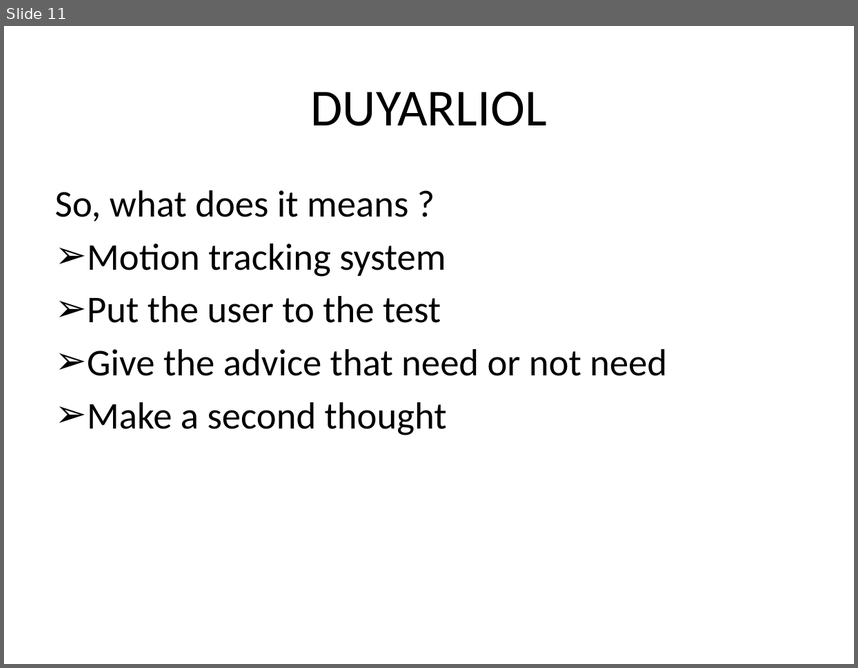
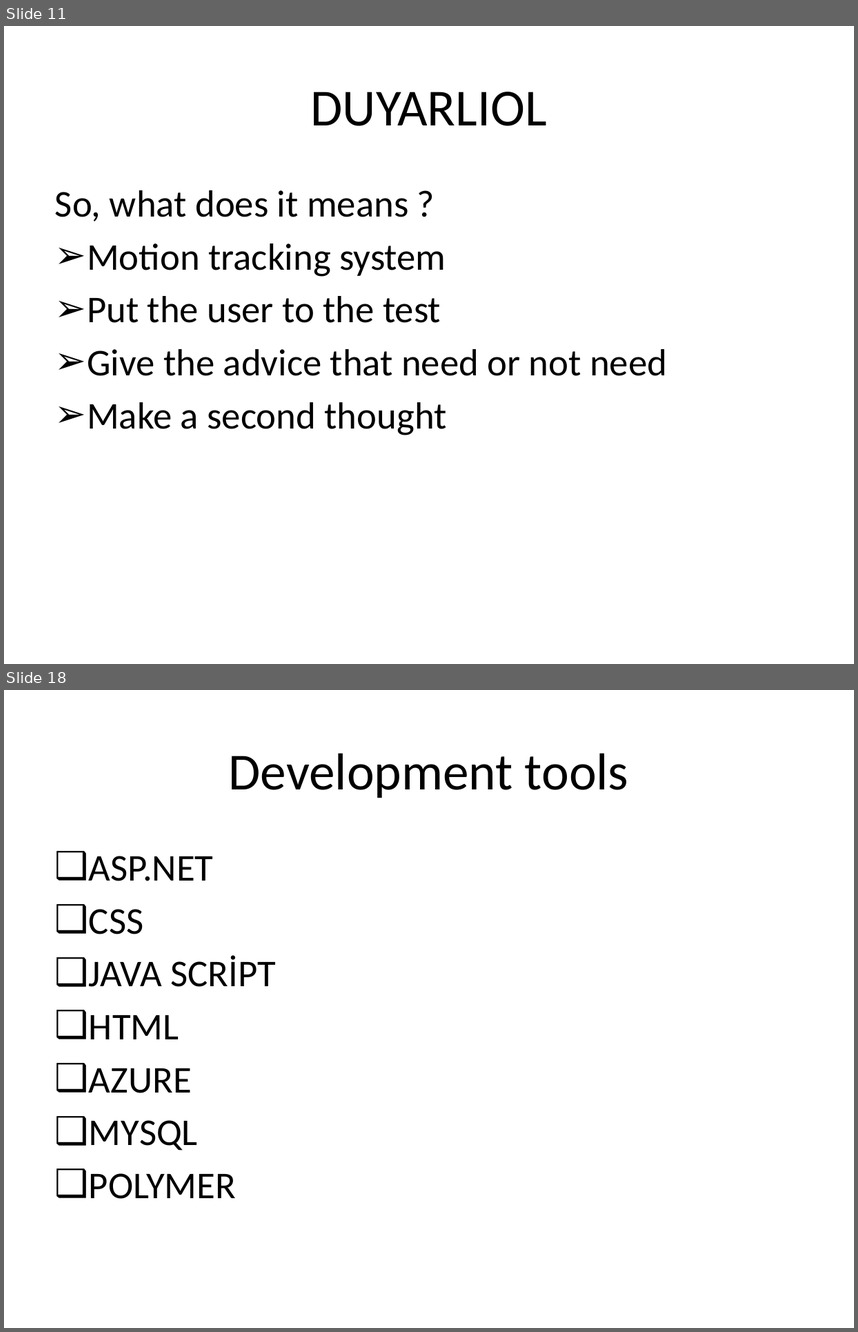
Before and after one commit to hakanyildiz/BIM444-Computer-Engineering-Apps, a slide deck: Documents/DUYARLIOL.pptx. Shown one above the other, each under a label of ours: slide 11 before the commit, slides 11 and 18 after it; the slides between them are not shown. The pictures are 858x668 and 858x1332 pixels, drawn with LibreOffice and Linux fonts; fonts in the diff are those of the drawing. Boxes give left, top, right and bottom in pixels: in the first picture for what was removed or moved away, otherwise in the second. Text is boxed around its words. In the diff, an @@ line names an element or a change of style, - is before the commit and + after.

```diff
--- a/Documents/DUYARLIOL.pptx
+++ b/Documents/DUYARLIOL.pptx
@@ slide 18 added at box(4, 690, 854, 1328), background #FFFFFF @@
@@ title added at box(229, 753, 628, 798), 44 pt, text #000000 @@
+Development tools
@@ text added at box(89, 856, 276, 1199), 32 pt, text #000000 @@
+❑ ASP.NET
+❑ CSS
+❑ JAVA SCRİPT
+❑ HTML
+❑ AZURE
+❑ MYSQL
+❑ POLYMER
```
Also in this commit, not shown: 2 slides changed, 8 other slides added, 2 other files.
